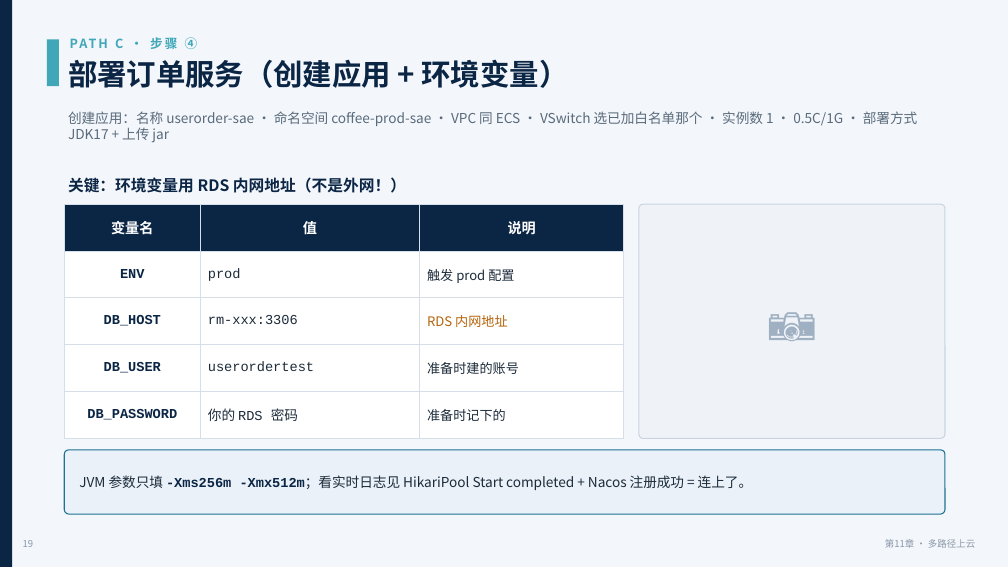
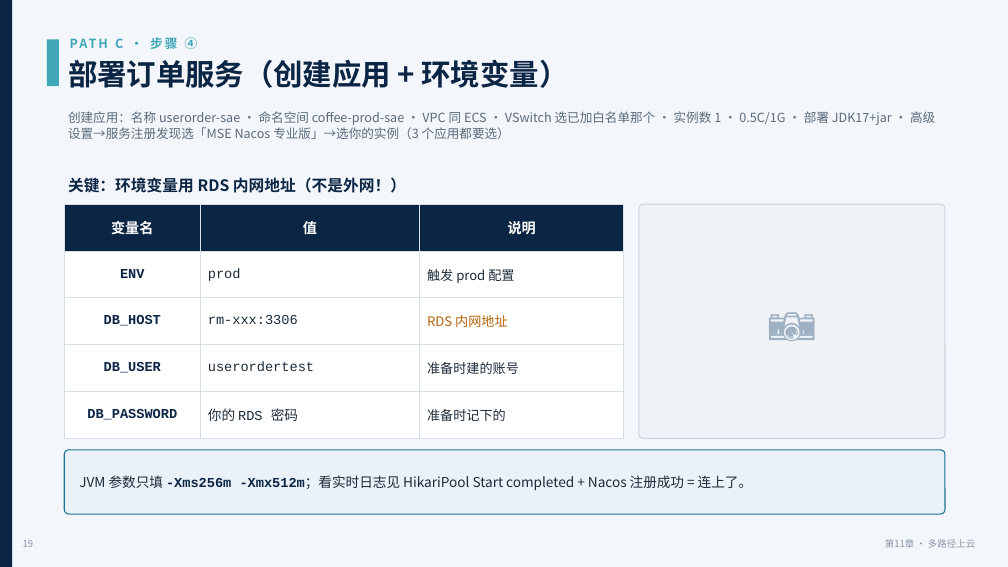
Before and after one commit to coffeeliuwei/cloudnativeapp, a slide deck: slide 20 of deck/第11章-上云部署-课件.pptx. Drawn at 1008x567 pixels with LibreOffice and Linux fonts; fonts in the diff are those of the drawing. Boxes give left, top, right and bottom in pixels: in the first picture for what was removed or moved away, otherwise in the second. Text is boxed around its words. In the diff, an @@ line names an element or a change of style, - is before the commit and + after.

```diff
--- a/deck/第11章-上云部署-课件.pptx
+++ b/deck/第11章-上云部署-课件.pptx
@@ text at (x1=68, y1=111, x2=935, y2=139): text changed; size 13 to 12 pt @@
-创建应用：名称 userorder-sae · 命名空间 coffee-prod-sae · VPC 同 ECS · VSwitch 选已加白名单那个 · 实例数 1 · 0.5C/1G · 部署方式 JDK17 + 上传 jar
+创建应用：名称 userorder-sae · 命名空间 coffee-prod-sae · VPC 同 ECS · VSwitch 选已加白名单那个 · 实例数 1 · 0.5C/1G · 部署 JDK17+jar · 高级设置→服务注册发现选「MSE Nacos 专业版」→选你的实例（3 个应用都要选）
```
Also in this commit, not shown: 3 other slides changed, 1 other file.
